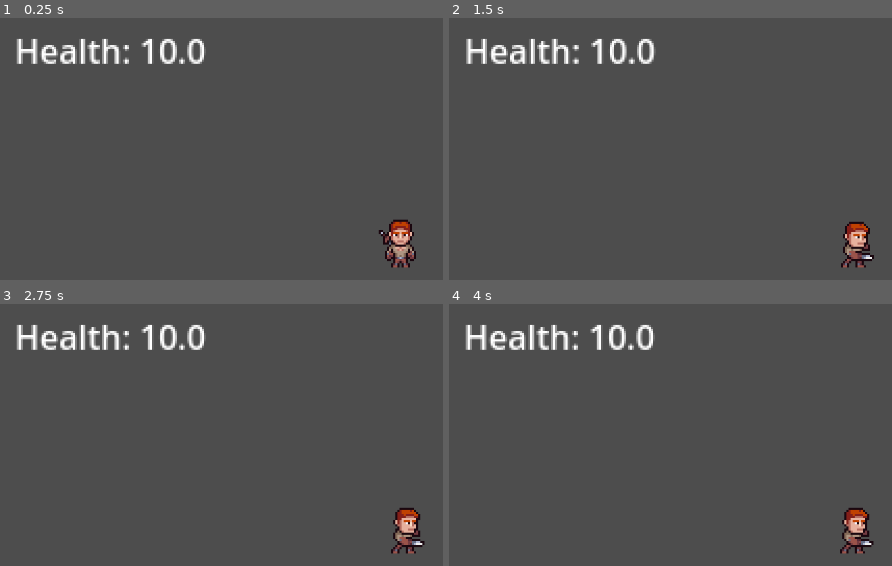
Above: before the commit, frames 1-4 (two rows, left to right).
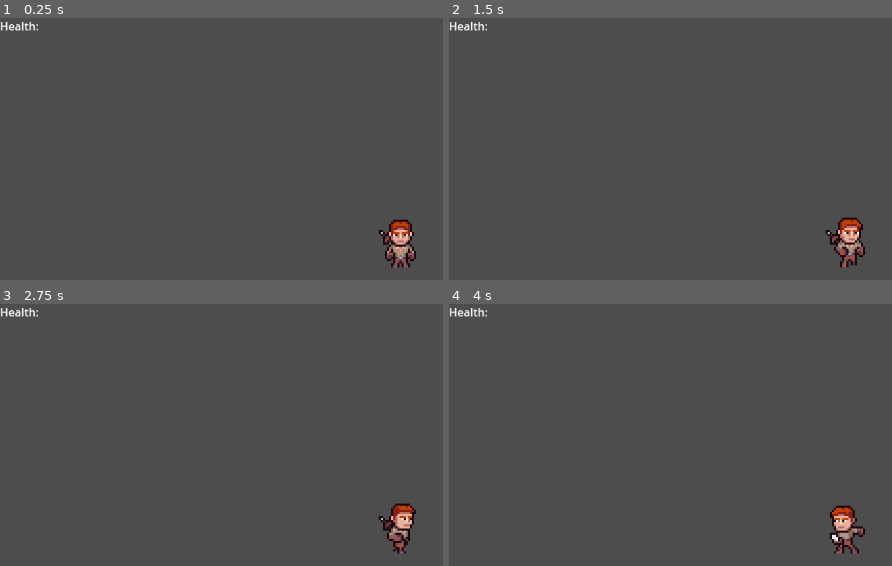
Above: after the commit, the same moments.

Repository: Lunoro/questpresso-2025
Game: Godot game, scene res://Scenes/Scene-1.tscn
Same seed, same stepped clock (60 frames per second), same inputs: the game is played once before the commit and once after it.
Inputs (mouse positions are in pixels of both pictures, inside the frame that each line leads up to):
- Up to frame 1 (0.25 s): no input
- Up to frame 2 (1.5 s): move the mouse to (outside the picture) at 0.52 s; hold D (right) 0.53-1.28 s; click (outside the picture) at 0.6 s; tap E (interact) at 0.8, 1.35 s; move the mouse to (688, 264) at 1.27 s; hold S (down) from 1.28 s (still down)
- Up to frame 3 (2.75 s): click (239, 550) at 1.55 s; tap Enter at 2 s; move the mouse to (outside the picture) at 2.02 s; release S (down) at 2.03 s; hold D (right) from 2.03 s (still down); click (outside the picture) at 2.1 s; tap E (interact) at 2.3 s
- Up to frame 4 (4 s): move the mouse to (outside the picture) at 2.77 s; release D (right) at 2.78 s; hold W (up) 2.78-3.53 s; tap E (interact) at 2.85, 3.8 s; click (outside the picture) at 3.05 s; move the mouse to (outside the picture) at 3.52 s; hold A (left) from 3.53 s (still down); click (outside the picture) at 3.6 s

The runs differ from the first frame. In frame 1, 2.2% of the frame differs, in the area x 0-47%, y 1-18%; in frame 2, 3.4%; in frame 3, 3.4%; in frame 4, 3.5%, in the area x 0-96%, y 1-96%.
Error after the commit: Invalid access to property or key 'health' on a base object of type 'CharacterBody2D (player.gd)'. (res://Objects/ui.gd:7)

Commit message:
added ui object

Diff:
--- a/Objects/Enemy.tscn
+++ b/Objects/Enemy.tscn
@@ -876,11 +876,13 @@
 [node name="Update_Aggro" type="Timer" parent="."]
 wait_time = 8.0
 
+[node name="RayCast2D" type="RayCast2D" parent="."]
+
 [connection signal="animation_finished" from="AnimatedSprite2D" to="." method="_on_animated_sprite_2d_animation_finished"]
 [connection signal="area_entered" from="FOV" to="." method="_on_area_2d_area_entered"]
 [connection signal="body_entered" from="FOV" to="." method="_on_area_2d_body_entered"]
 [connection signal="body_exited" from="FOV" to="." method="_on_area_2d_body_exited"]
+[connection signal="timeout" from="Update_Path" to="." method="_on_timer_timeout"]
 [connection signal="timeout" from="Update_Path" to="." method="_on_update_path_timeout"]
-[connection signal="timeout" from="Update_Path" to="." method="_on_timer_timeout"]
 [connection signal="area_entered" from="MeleeHit" to="." method="_on_melee_hit_area_entered"]
 [connection signal="timeout" from="Update_Aggro" to="." method="_on_update_aggro_timeout"]
--- /dev/null
+++ b/Objects/ui.gd
@@ -0,0 +1,7 @@
+extends CanvasLayer
+
+
+@onready var player: CharacterBody2D = %Player
+
+func _process(delta: float) -> void:
+	$Label.text = "Health: " + str(player.health)
--- /dev/null
+++ b/Objects/ui.tscn
@@ -0,0 +1,11 @@
+[gd_scene load_steps=2 format=3 uid="uid://djfu6oyhayv44"]
+
+[ext_resource type="Script" uid="uid://3vv5s2hau5pr" path="res://Objects/ui.gd" id="1_70ld6"]
+
+[node name="ui" type="CanvasLayer"]
+script = ExtResource("1_70ld6")
+
+[node name="Label" type="Label" parent="."]
+offset_right = 40.0
+offset_bottom = 23.0
+text = "Health: "
--- a/Scenes/Scene-1.tscn
+++ b/Scenes/Scene-1.tscn
@@ -1,10 +1,10 @@
 [gd_scene load_steps=9 format=3 uid="uid://ci2q6fuq8rkrk"]
 
 [ext_resource type="PackedScene" uid="uid://d0b424myd7i3u" path="res://Objects/Player.tscn" id="1_y34fs"]
-[ext_resource type="PackedScene" uid="uid://ddh6ibu6ti7k3" path="res://Objects/pov_camera.tscn" id="2_bv5d6"]
 [ext_resource type="Texture2D" uid="uid://cu7ag5x3dguu5" path="res://Assets/Pixel_Adventure_1/Terrain/Terrain (16x16).png" id="2_pv4y8"]
-[ext_resource type="PackedScene" uid="uid://nx1syn8cbeyd" path="res://Objects/NPC.tscn" id="3_c6o2m"]
+[ext_resource type="PackedScene" uid="uid://cnwlpg303kk11" path="res://Objects/NPC.tscn" id="3_c6o2m"]
 [ext_resource type="PackedScene" uid="uid://brliyf0hak32e" path="res://Objects/Enemy.tscn" id="3_pv4y8"]
+[ext_resource type="PackedScene" uid="uid://djfu6oyhayv44" path="res://Objects/ui.tscn" id="6_ypsnf"]
 
 [sub_resource type="TileSetAtlasSource" id="TileSetAtlasSource_cl5pu"]
 texture = ExtResource("2_pv4y8")
@@ -168,11 +168,9 @@
 [node name="Player" parent="." instance=ExtResource("1_y34fs")]
 unique_name_in_owner = true
 position = Vector2(78, 22)
-speed = 125.0
-damage = 1
 
-[node name="POV_Camera" parent="Player" instance=ExtResource("2_bv5d6")]
-position_smoothing_enabled = true
+[node name="Camera2D" type="Camera2D" parent="Player"]
+zoom = Vector2(3, 3)
 
 [node name="TileMapLayer" type="TileMapLayer" parent="."]
 tile_set = SubResource("TileSet_30g14")
@@ -187,3 +185,5 @@
 
 [node name="CharacterBody2D2" parent="." instance=ExtResource("3_c6o2m")]
 position = Vector2(169, -24)
+
+[node name="ui" parent="." instance=ExtResource("6_ypsnf")]
--- a/Scripts/player/player.gd
+++ b/Scripts/player/player.gd
@@ -3,32 +3,15 @@
 enum Direction {LEFT, RIGHT, UP, DOWN}
 
 @export var speed = 125.0
-@export var damage = 1
-
-var health = 10.0
-var armor_class = { # wird mit Damage multipliziert
-	0: 1.0,
-	1: 0.8,
-	2: 0.5,
-	3: 0.25,
-	4: 0.1,
-	5: 0.05
-}
 
 var direction : Direction = Direction.DOWN
-var is_moving = false
-var is_attacking = false
-var is_dead = false
-var is_interacting = false
+var is_moving = false;
+var is_attacking = false;
+var is_dead = false;
 
 var input_direction
 
-func damage_taken(amount):
-	health -= amount * armor_class[0]
-	if health <= 0 && is_dead == false:
-		is_dead = true
-		health = 0
-		change_animation()
+#TODO add mouse rotation
 
 func get_input():
 	if(is_attacking):
@@ -41,18 +24,10 @@
 	is_moving = velocity.x != 0 || velocity.y != 0
 
 func _physics_process(delta):
-	if is_dead:
-		return
-
-	if (!is_interacting):
-		get_input()
-		move_and_slide()
-		change_direction(input_direction.x, input_direction.y)
-		update_area_rotation()
-		change_animation()
-		listen_for_interact();
-
-# animation block
+	get_input()
+	move_and_slide()
+	change_direction(input_direction.x, input_direction.y)
+	change_animation()
 
 func change_animation():
 	var animation_name = "idle_" + Direction.keys()[direction].to_lower()
@@ -63,12 +38,36 @@
 	if(is_attacking):
 		animation_name = "attack_" + Direction.keys()[direction].to_lower()
 
-	if(is_dead):
-		animation_name = "die_" + Direction.keys()[direction].to_lower()
-
 	$AnimatedSprite2D.play(animation_name)
 	await $AnimatedSprite2D.animation_finished
 	is_attacking = false
+
+func listen_for_attack():
+	if Input.is_action_just_released("click"):
+		$AnimatedSprite2D/SwordHit/CollisionShape2D.disabled = false
+		is_attacking = true
+		attack()
+		await $AnimatedSprite2D.animation_finished
+		$AnimatedSprite2D/SwordHit/CollisionShape2D.disabled = true
+
+func attack():
+	$AnimatedSprite2D/SwordHit.global_rotation_degrees = (get_attack_rotation());
+
+func get_attack_rotation() -> int:
+	var attack_rotation = 0;
+
+	if(direction == Direction.LEFT) :
+		attack_rotation = 90
+	if(direction == Direction.RIGHT) :
+		attack_rotation = -90
+	if(direction == Direction.UP) :
+		attack_rotation = 180
+
+	return attack_rotation
+
+func _on_sword_hit_area_entered(area: Area2D) -> void:
+	if is_attacking && area.is_in_group("hitbox"):
+		print("hit")
 
 func change_direction(x : int, y : int):
 	if x > 0:
@@ -79,55 +78,3 @@
 		direction = Direction.DOWN
 	if y < 0:
 		direction = Direction.UP
-
-# fight block
-
-func listen_for_attack():
-	if Input.is_action_just_released("click"):
-		$AnimatedSprite2D/SwordHit/CollisionShape2D.disabled = false
-		is_attacking = true
-		await $AnimatedSprite2D.animation_finished
-		$AnimatedSprite2D/SwordHit/CollisionShape2D.disabled = true
-
-func update_area_rotation():
-	$AnimatedSprite2D/SwordHit.global_rotation_degrees = (get_area_rotation());
-	$Interacting.global_rotation_degrees = (get_area_rotation());
-
-func get_area_rotation() -> int:
-	var transform_rotation = 0;
-
-	if(direction == Direction.LEFT) :
-		transform_rotation = 90
-	if(direction == Direction.RIGHT) :
-		transform_rotation = -90
-	if(direction == Direction.UP) :
-		transform_rotation = 180
-
-	return transform_rotation
-
-func _on_sword_hit_area_entered(area: Area2D) -> void:
-	if is_attacking && area.is_in_group("hitbox") && area.get_parent().name != name:
-		area.get_parent().damage_taken(5);
-		print(area.get_parent().name)
-
-# Interaction Block
-
-#TODO do interaction handshake with interacting object and freeze player. If the player presses e the next text rolls in, if the interaction is finished unfreeze the player
-
-func listen_for_interact():
-	if Input.is_action_just_released("interact"):
-
-		$Interacting/CollisionShape2D.disabled = false
-
-		for area : Area2D in $Interacting.get_overlapping_areas():
-			if(!area.is_in_group("interact")):
-				$Interacting/CollisionShape2D.disabled = true
-				return
-
-		is_interacting = true
-
-func _on_interacting_area_entered(area: Area2D) -> void:
-	if (area.is_in_group("interact") && is_interacting):
-		print("interacting")
-		area.get_parent().interact()
-	$Interacting/CollisionShape2D.disabled = true
Binary file added: Assets/boss/Crystal Knight.png
Not shown: 1 places in Objects/NPC.tscn that only renumber resources
Not shown: 1 places in Objects/textbox.tscn that only renumber resources
Not shown, added: Objects/ui.gd.uid
